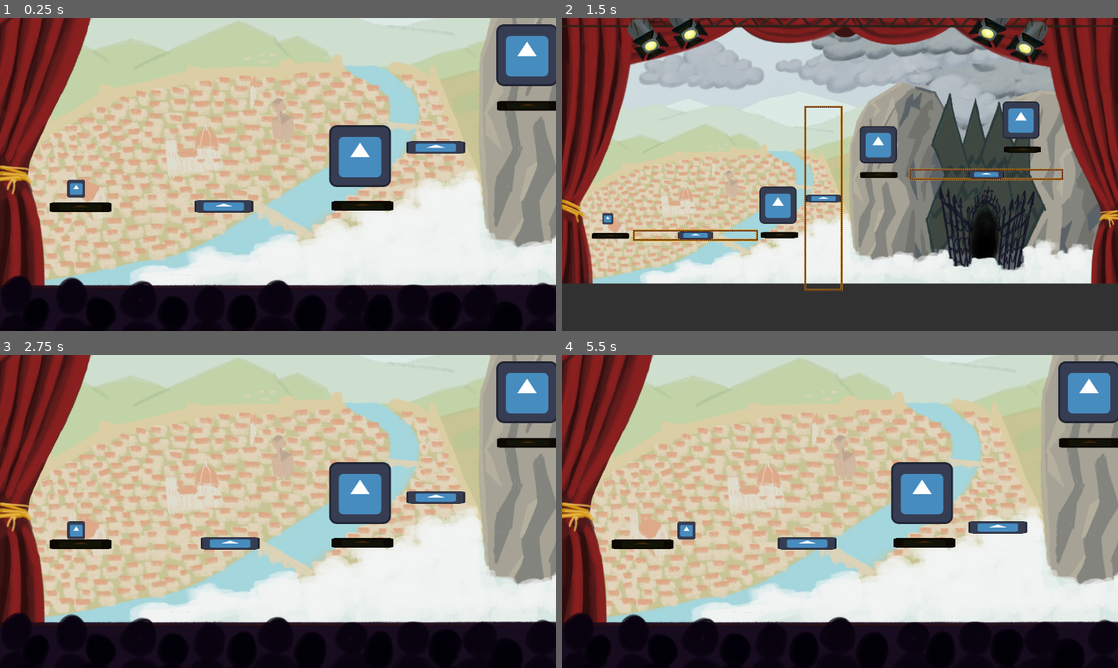
Above: before the commit, frames 1-4 (two rows, left to right).
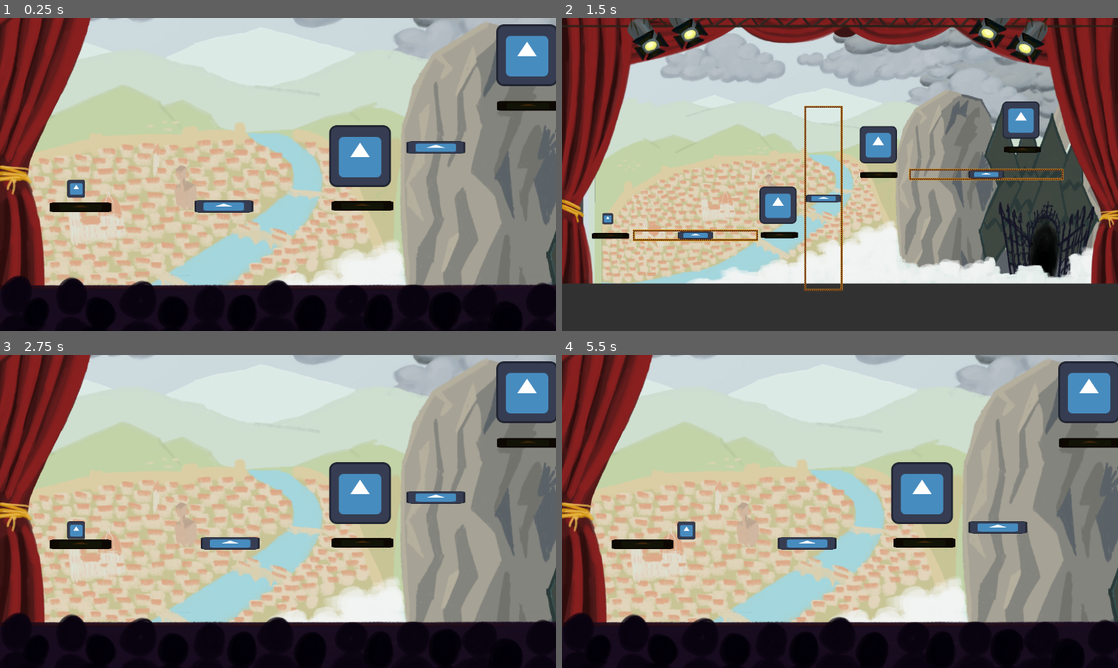
Above: after the commit, the same moments.

Repository: danigeri/Brackeys-Game-Jam
Game: Godot game, scene res://scenes/GameLoop/game_loop.tscn
Two runs of this game, one before a commit and one after it. Both use one fixed random seed, a clock stepped at 60 frames per second and the inputs below. The engine's default icon, where the game draws it, is replaced by a stand-in: a white triangle on a blue panel in a dark square.
Inputs (mouse positions are in pixels of both pictures, inside the frame that each line leads up to):
- Up to frame 1 (0.25 s): no input
- Up to frame 2 (1.5 s): move the mouse to (789, 205) at 0.52 s; press the mouse at (789, 205) at 0.53 s; hold Right (right) from 0.53 s (still down); tap Up (up) at 0.77 s; move the mouse to (995, 199) at 1.27 s; release the mouse at (995, 199) at 1.28 s; tap G (ghost_run) at 1.35 s; click (995, 199) at 1.42 s
- Up to frame 3 (2.75 s): tap Up (up) at 1.52 s; move the mouse to (422, 511) at 2.02 s; release Right (right) at 2.03 s; hold Left (left) from 2.03 s (still down); tap P (player_run) at 2.1 s; click (422, 511) at 2.17 s
- Up to frame 4 (5.5 s): move the mouse to (812, 574) at 2.77 s; release Left (left) at 2.78 s; hold Right (right) 2.78-4.28 s; click (812, 574) at 2.85 s; tap Up (up) at 3.02, 3.77, 4.52 s; move the mouse to (1006, 558) at 3.52 s; tap G (ghost_run) at 3.6 s; tap Enter at 4.25 s; move the mouse to (673, 464) at 4.27 s; hold Left (left) 4.28-5.03 s; tap P (player_run) at 4.35 s; move the mouse to (867, 511) at 5.02 s; press the mouse at (867, 511) at 5.03 s; hold Right (right) from 5.03 s (still down)

The runs differ from the first frame. In frame 1, 50% of the frame differs, in the area x 5-100%, y 0-86%; in frame 2, 31%; in frame 3, 50%; in frame 4, 50%.

Commit message:
Parallax fixed, with temporary scroll values.

Diff:
--- a/scenes/Act1/Act1.tscn
+++ b/scenes/Act1/Act1.tscn
@@ -7,6 +7,9 @@
 [ext_resource type="PackedScene" uid="uid://bwaevcirj6oib" path="res://scenes/KillZone/kill_zone.tscn" id="5_killzone"]
 
 [node name="Act1" type="Node2D" unique_id=858034748]
+
+[node name="Environment" parent="." unique_id=1633693839 instance=ExtResource("3_yofwx")]
+position = Vector2(644, 298)
 
 [node name="Platform" parent="." unique_id=466164217 instance=ExtResource("1_ftaa2")]
 position = Vector2(-499, 210)
@@ -50,6 +53,3 @@
 
 [node name="KillZone" parent="." unique_id=41493325 instance=ExtResource("5_killzone")]
 position = Vector2(-481, 351)
-
-[node name="Environment" parent="." unique_id=1633693839 instance=ExtResource("3_yofwx")]
-visible = false
--- a/scenes/GameLoop/game_loop.gd
+++ b/scenes/GameLoop/game_loop.gd
@@ -20,7 +20,10 @@
 #use this if line will be Line2d not Sprites
 #@onready var line_2d: Line2D = $Line2D
 @onready var path_dot_container: Node2D = $PathDotContainer
+@onready var curtain: Sprite2D = $Curtain
 
+const CURTAIN_GHOST_RUN_BG = preload("uid://cmmtqnqiedirl")
+const CURTAIN_RECORD_RUN = preload("uid://bgdi2w3ntqvwv")
 
 func _ready() -> void:
 	Input.set_mouse_mode(Input.MOUSE_MODE_HIDDEN)
@@ -49,6 +52,11 @@
 	show_hide_cursor(is_ghost_mode)
 	reset_stars()
 	handle_player_path(is_ghost_mode)
+
+	if is_ghost_mode:
+		curtain.texture = CURTAIN_GHOST_RUN_BG
+	else:
+		curtain.texture = CURTAIN_RECORD_RUN
 
 
 func reset_stars() -> void:
--- a/scenes/GameLoop/game_loop.tscn
+++ b/scenes/GameLoop/game_loop.tscn
@@ -6,6 +6,7 @@
 [ext_resource type="PackedScene" uid="uid://c55vl17w7kkn0" path="res://UI/Menus/SettingsMenu/settings_menu.tscn" id="4_x7b5a"]
 [ext_resource type="PackedScene" uid="uid://562kr87tx0wf" path="res://scenes/Parallax/environment.tscn" id="5_73e4h"]
 [ext_resource type="PackedScene" uid="uid://3ibhlt1dyusg" path="res://scenes/Player/player.tscn" id="5_t2325"]
+[ext_resource type="Texture2D" uid="uid://bgdi2w3ntqvwv" path="res://assets/curtain_record_run.png" id="6_73e4h"]
 [ext_resource type="PackedScene" uid="uid://dc6mlfql3moyl" path="res://scenes/Act1/Act1.tscn" id="6_vldm1"]
 [ext_resource type="Texture2D" uid="uid://cwa5cxfykhn5y" path="res://assets/dots.png" id="8_5ts88"]
 
@@ -22,6 +23,10 @@
 visible = false
 
 [node name="Environment" parent="." unique_id=1633693839 instance=ExtResource("5_73e4h")]
+visible = false
+
+[node name="Curtain" type="Sprite2D" parent="." unique_id=946167874]
+texture = ExtResource("6_73e4h")
 
 [node name="Act1" parent="." unique_id=858034748 instance=ExtResource("6_vldm1")]
 
--- a/scenes/Parallax/environment.gd
+++ /dev/null
@@ -1,18 +0,0 @@
-extends Node2D
-
-const CURTAIN_GHOST_RUN_BG = preload("uid://cmmtqnqiedirl")
-const CURTAIN_RECORD_RUN = preload("uid://bgdi2w3ntqvwv")
-
-@onready var curtain: Sprite2D = $Curtain
-
-
-# Called when the node enters the scene tree for the first time.
-func _ready() -> void:
-	GameEvents.ghost_mode_on.connect(handle_ghost_mode)
-
-
-func handle_ghost_mode(is_on) -> void:
-	if is_on:
-		curtain.texture = CURTAIN_GHOST_RUN_BG
-	else:
-		curtain.texture = CURTAIN_RECORD_RUN
--- a/scenes/Parallax/environment.tscn
+++ b/scenes/Parallax/environment.tscn
@@ -1,7 +1,5 @@
 [gd_scene format=3 uid="uid://562kr87tx0wf"]
 
-[ext_resource type="Script" uid="uid://ei1xc4dy477c" path="res://scenes/Parallax/environment.gd" id="1_0dshf"]
-[ext_resource type="Texture2D" uid="uid://b6c3wjirwjxy0" path="res://scenes/Parallax/Layers/layer09_Sky.png" id="1_0e0uu"]
 [ext_resource type="Texture2D" uid="uid://bjn4y232xsixf" path="res://assets/background/act1-layers/act1_layer_8.png" id="3_0dshf"]
 [ext_resource type="Texture2D" uid="uid://cv3qg26nv5o7c" path="res://assets/background/act1-layers/act1_layer_7.png" id="4_kbdq4"]
 [ext_resource type="Texture2D" uid="uid://jksmahd1v5hd" path="res://assets/background/act1-layers/act1_layer_6.png" id="5_n1lxq"]
@@ -9,97 +7,62 @@
 [ext_resource type="Texture2D" uid="uid://v1l3p8fvb1i7" path="res://assets/background/act1-layers/act1_layer_4.png" id="7_1a3dw"]
 [ext_resource type="Texture2D" uid="uid://vpuhh0gvb1eg" path="res://assets/background/act1-layers/act1_layer_3.png" id="8_i8eu5"]
 [ext_resource type="Texture2D" uid="uid://bv01o5lb6d2nx" path="res://assets/background/act1-layers/act1_layer_2.png" id="9_4adhj"]
-[ext_resource type="Texture2D" uid="uid://bgdi2w3ntqvwv" path="res://assets/curtain_record_run.png" id="10_cg5hk"]
 [ext_resource type="Texture2D" uid="uid://uqkudoalrotd" path="res://assets/background/act1-layers/act1_layer_1.png" id="10_ehdal"]
-[ext_resource type="Texture2D" uid="uid://3uxbl0sfqriw" path="res://assets/background/act1-layers/act1_layer_full.png" id="11_kbdq4"]
 
 [node name="Environment" type="Node2D" unique_id=1633693839]
-script = ExtResource("1_0dshf")
-
-[node name="Parallax2D_Layer9" type="Parallax2D" parent="." unique_id=1458289793]
-z_index = -100
-scroll_scale = Vector2(0, 0)
-repeat_size = Vector2(1920, 0)
-repeat_times = 3
-
-[node name="Layer" type="Sprite2D" parent="Parallax2D_Layer9" unique_id=602704761]
-scale = Vector2(1.2, 1.2)
-texture = ExtResource("1_0e0uu")
 
 [node name="Parallax2D_Layer8" type="Parallax2D" parent="." unique_id=1419556619]
 z_index = -90
-scroll_scale = Vector2(0, 0)
-repeat_size = Vector2(1920, 0)
-repeat_times = 3
+scroll_scale = Vector2(0.01, 0.01)
 
 [node name="Layer" type="Sprite2D" parent="Parallax2D_Layer8" unique_id=296525726]
 texture = ExtResource("3_0dshf")
 
 [node name="Parallax2D_Layer7" type="Parallax2D" parent="." unique_id=621922576]
 z_index = -80
-scroll_scale = Vector2(0.1, 0.1)
-repeat_size = Vector2(1920, 0)
-repeat_times = 3
+scroll_scale = Vector2(0.04, 0.04)
 
 [node name="Layer" type="Sprite2D" parent="Parallax2D_Layer7" unique_id=1962532732]
 texture = ExtResource("4_kbdq4")
 
 [node name="Parallax2D_Layer6" type="Parallax2D" parent="." unique_id=1428942566]
 z_index = -70
-scroll_scale = Vector2(0.2, 0.2)
-repeat_size = Vector2(1920, 0)
-repeat_times = 3
+scroll_scale = Vector2(0.08, 0.08)
 
 [node name="Layer" type="Sprite2D" parent="Parallax2D_Layer6" unique_id=1684527326]
 texture = ExtResource("5_n1lxq")
 
 [node name="Parallax2D_Layer5" type="Parallax2D" parent="." unique_id=1137991181]
 z_index = -60
-scroll_scale = Vector2(0.35, 0.35)
-repeat_size = Vector2(1920, 0)
-repeat_times = 3
+scroll_scale = Vector2(0.12, 0.12)
 
 [node name="Layer" type="Sprite2D" parent="Parallax2D_Layer5" unique_id=1096005358]
 texture = ExtResource("6_a5c7v")
 
 [node name="Parallax2D_Layer4" type="Parallax2D" parent="." unique_id=913804610]
 z_index = -50
-scroll_scale = Vector2(0.5, 0.5)
-repeat_size = Vector2(1920, 0)
-repeat_times = 3
+scroll_scale = Vector2(0.16, 0.16)
 
 [node name="Layer" type="Sprite2D" parent="Parallax2D_Layer4" unique_id=1840439709]
 texture = ExtResource("7_1a3dw")
 
 [node name="Parallax2D_Layer3" type="Parallax2D" parent="." unique_id=728267085]
 z_index = -40
-scroll_scale = Vector2(0.7, 0.7)
-repeat_size = Vector2(1920, 0)
-repeat_times = 3
+scroll_scale = Vector2(0.2, 0.2)
 
 [node name="Layer" type="Sprite2D" parent="Parallax2D_Layer3" unique_id=568825552]
 texture = ExtResource("8_i8eu5")
 
 [node name="Parallax2D_Layer2" type="Parallax2D" parent="." unique_id=190530959]
 z_index = -30
-scroll_scale = Vector2(0.85, 0.85)
-repeat_size = Vector2(1920, 0)
-repeat_times = 3
+scroll_scale = Vector2(0.24, 0.24)
 
 [node name="Layer" type="Sprite2D" parent="Parallax2D_Layer2" unique_id=836895487]
 texture = ExtResource("9_4adhj")
 
 [node name="Parallax2D_Layer1" type="Parallax2D" parent="." unique_id=529100459]
 z_index = -20
-scroll_scale = Vector2(1.2, 1)
-repeat_size = Vector2(1920, 0)
-repeat_times = 3
+scroll_scale = Vector2(0.16, 0.16)
 
 [node name="Layer" type="Sprite2D" parent="Parallax2D_Layer1" unique_id=1390839871]
 texture = ExtResource("10_ehdal")
-
-[node name="Act1LayerFull" type="Sprite2D" parent="." unique_id=1631622885]
-texture = ExtResource("11_kbdq4")
-
-[node name="Curtain" type="Sprite2D" parent="." unique_id=729997026]
-texture = ExtResource("10_cg5hk")
